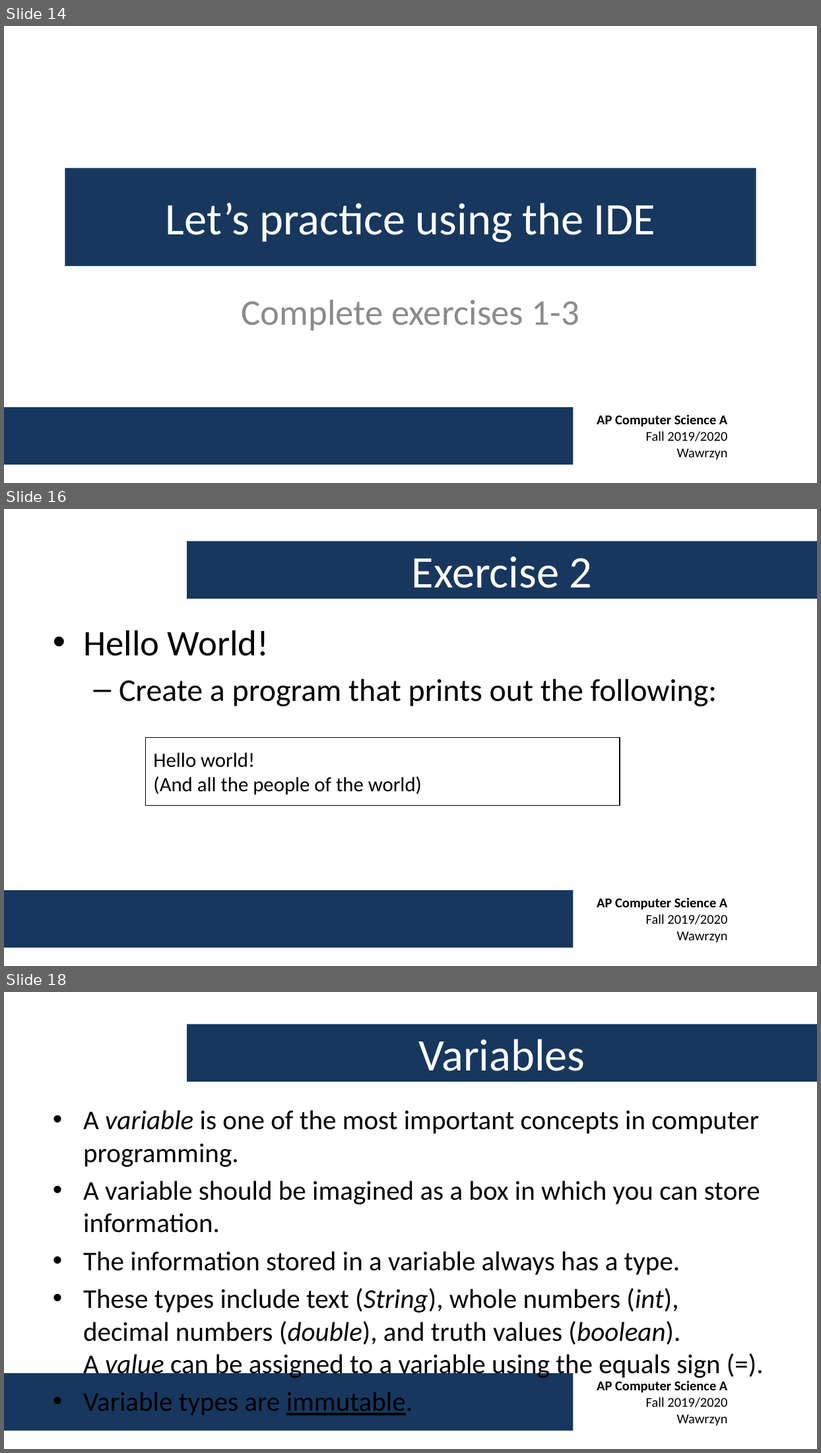
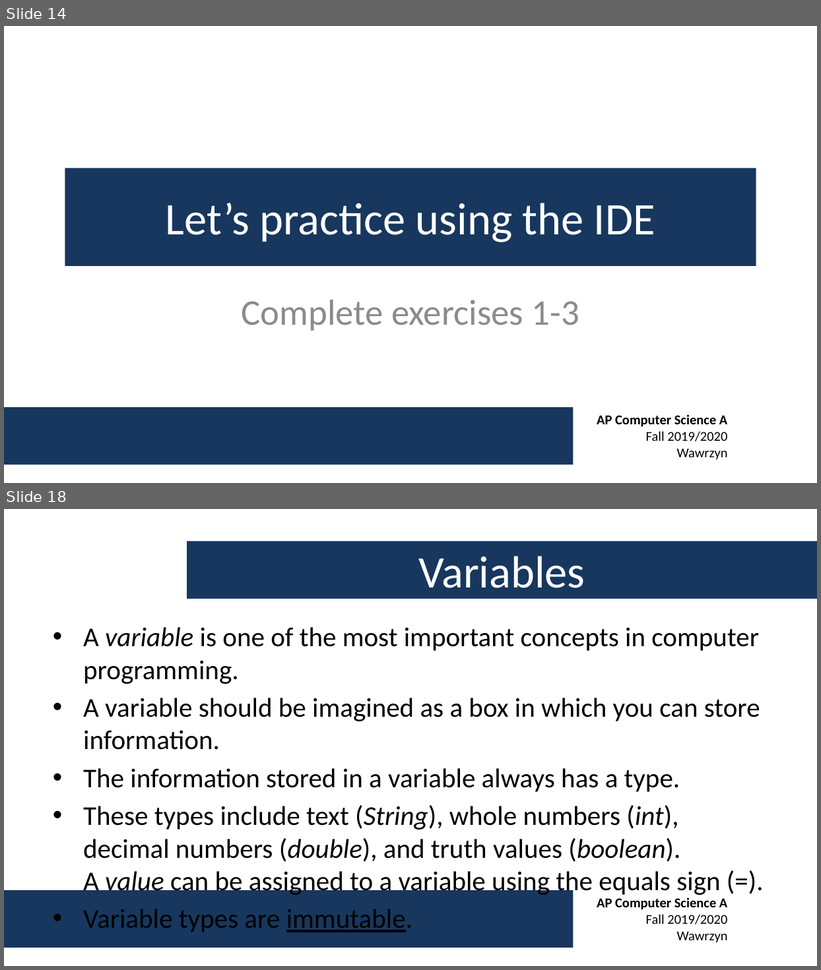
Before and after one commit to swawrzyn/shtcs-ap-cs-fall-2019, a slide deck: Week 1/AP CS A - Week 1 Lecture.pptx. Shown one above the other, each under a label of ours: slides 14, 16 and 18 before the commit, slides 14 and 18 after it; the slides between them are not shown. The pictures are 821x1453 and 821x970 pixels, drawn with LibreOffice and Linux fonts; fonts in the diff are those of the drawing; background and template pictures are left out. Boxes give left, top, right and bottom in pixels: in the first picture for what was removed or moved away, otherwise in the second. Text is boxed around its words. In the diff, an @@ line names an element or a change of style, - is before the commit and + after.

```diff
--- a/Week 1/AP CS A - Week 1 Lecture.pptx
+++ b/Week 1/AP CS A - Week 1 Lecture.pptx
@@ slide 16 removed at box(4, 509, 817, 966), background #FFFFFF; not listed: 2 template elements that a slide beside it also shows @@
@@ title removed at box(187, 541, 817, 599) @@
-Exercise 2
@@ text removed at box(83, 630, 717, 707) @@
-• Hello World!
-  – Create a program that prints out the following:
@@ rectangle removed at box(145, 737, 620, 805) @@
-Hello world!
-(And all the people of the world)
```
Also in this commit, not shown: 1 slide changed, 11 slides added, 5 other slides removed, 1 other file.
